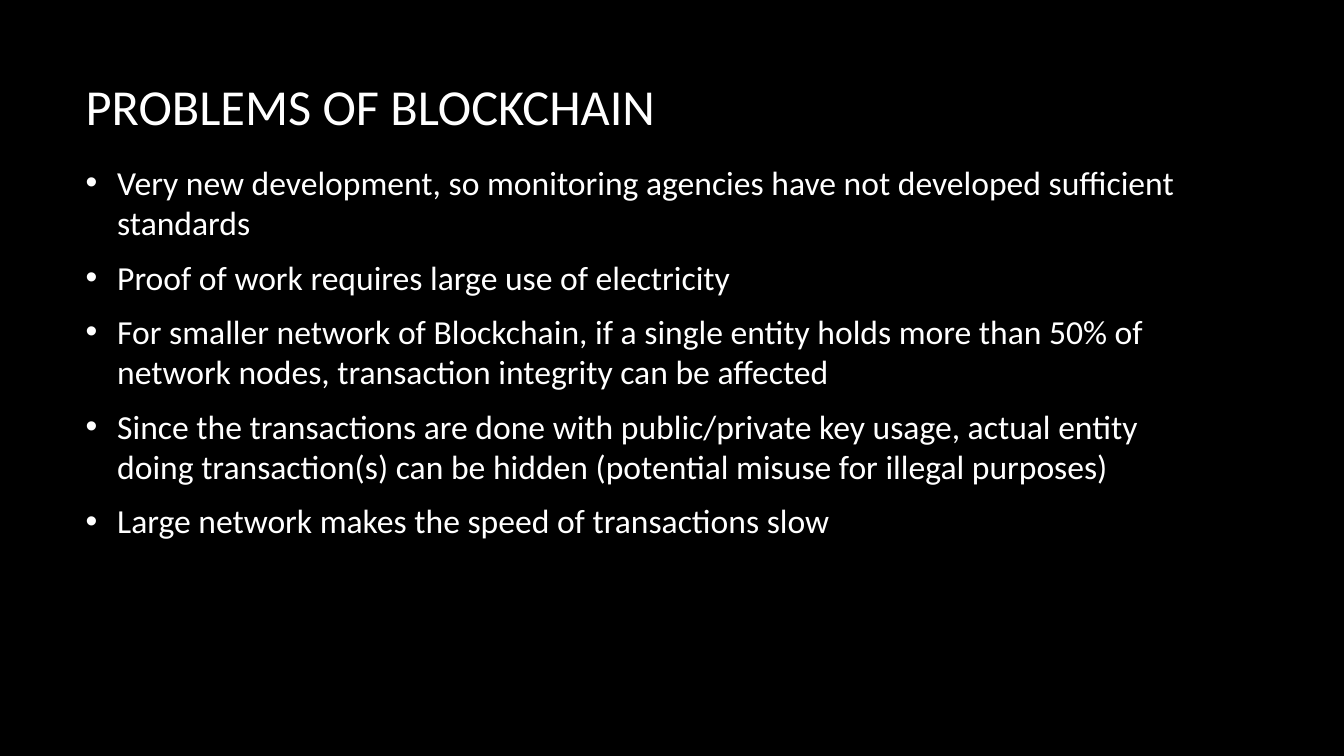
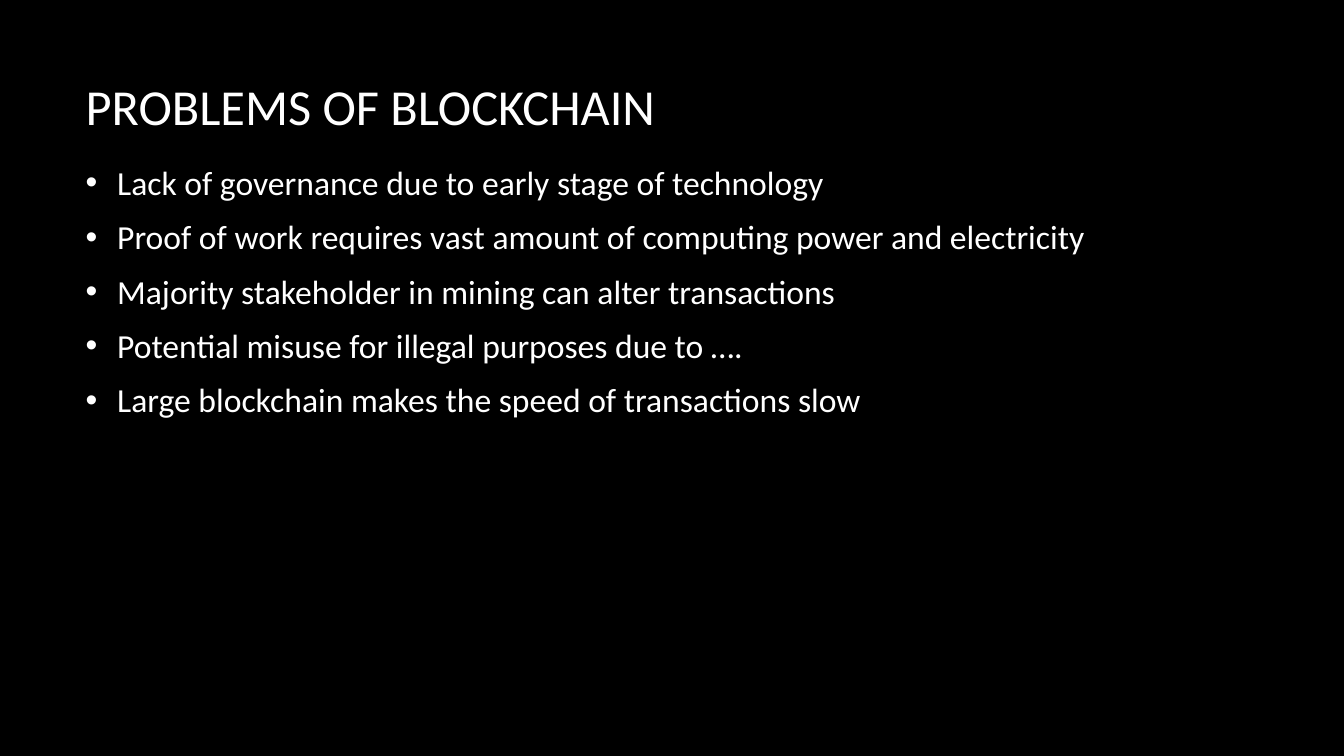
Before and after one commit to ParasDalal/TechNotes, a slide deck: slide 17 of The Future of BlockchainV2.pptx (slide 18 before the commit). Drawn at 1344x756 pixels with LibreOffice and Linux fonts; fonts in the diff are those of the drawing; background and template pictures are left out. Boxes give left, top, right and bottom in pixels: in the first picture for what was removed or moved away, otherwise in the second. Text is boxed around its words. In the diff, an @@ line names an element or a change of style, - is before the commit and + after.

Commit message:
eMail for Outlook, Blockchain changes

```diff
--- a/The Future of BlockchainV2.pptx
+++ b/The Future of BlockchainV2.pptx
@@ text at box(117, 171, 1084, 418): text changed @@
-• Very new development, so monitoring agencies have not developed sufficient standards
-• Proof of work requires large use of electricity
-• For smaller network of Blockchain, if a single entity holds more than 50% of network nodes, transaction integrity can be affected
-• Since the transactions are done with public/private key usage, actual entity doing transaction(s) can be hidden (potential misuse for illegal purposes)
-• Large network makes the speed of transactions slow
+• Lack of governance due to early stage of technology
+• Proof of work requires vast amount of computing power and electricity
+• Majority stakeholder in mining can alter transactions
+• Potential misuse for illegal purposes due to ….
+• Large blockchain makes the speed of transactions slow
```
Also in this commit, not shown: 8 other slides changed, 1 slide removed, 1 other file.
